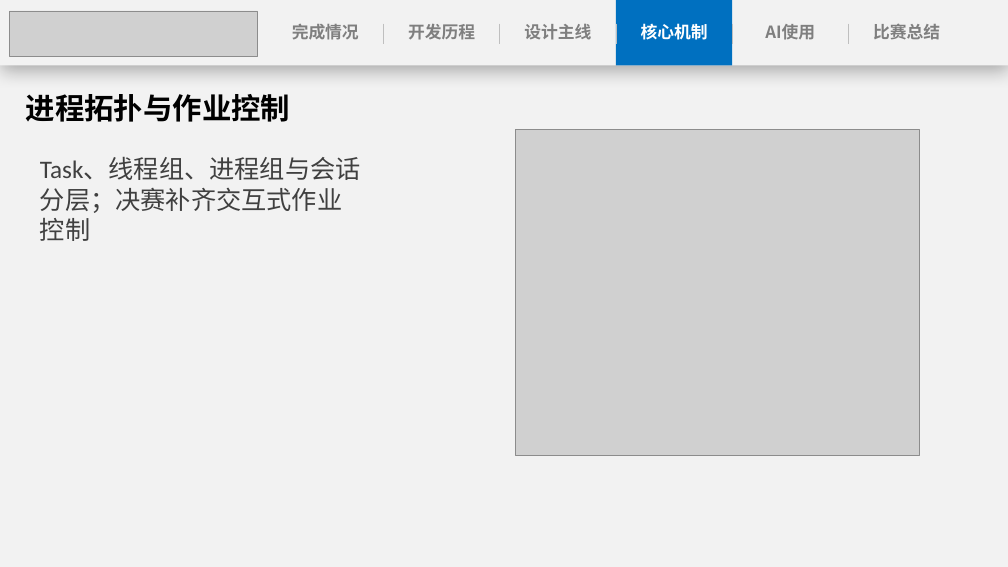
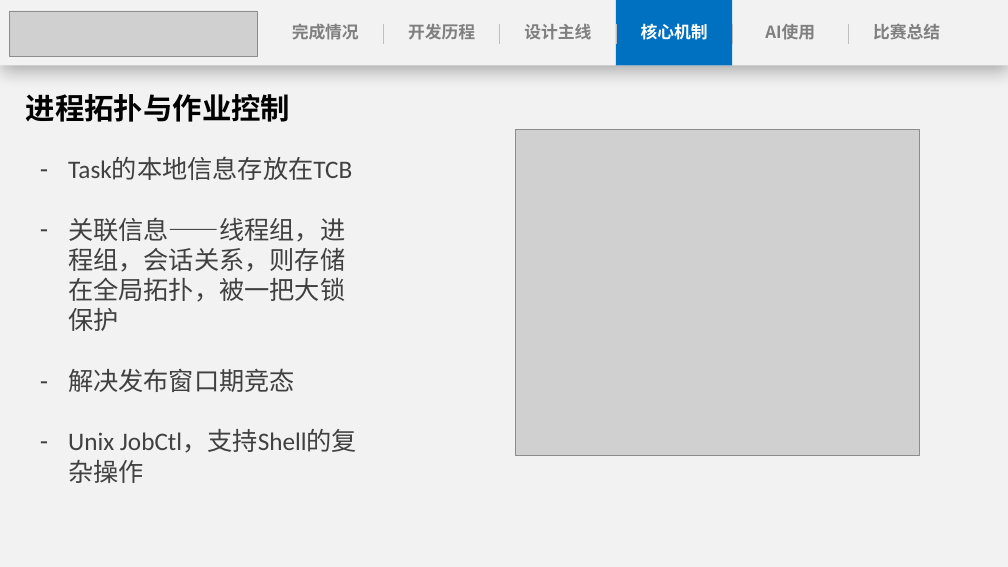
Before and after one commit to anemone-os/anemone, a slide deck: slide 14 of report/ppt/Anemone决赛演示文稿.pptx (slide 15 before the commit). Drawn at 1008x567 pixels with LibreOffice and Linux fonts; fonts in the diff are those of the drawing; grey boxes stand for pictures. Boxes give left, top, right and bottom in pixels: in the first picture for what was removed or moved away, otherwise in the second. Text is boxed around its words. In the diff, an @@ line names an element or a change of style, - is before the commit and + after.

```diff
--- a/report/ppt/Anemone决赛演示文稿.pptx
+++ b/report/ppt/Anemone决赛演示文稿.pptx
@@ text at (68,158,357,453): text changed @@
-Task、线程组、进程组与会话分层；决赛补齐交互式作业控制
+– Task的本地信息存放在TCB
+– 关联信息——线程组，进程组，会话关系，则存储在全局拓扑，被一把大锁保护
+– 解决发布窗口期竞态
+– Unix JobCtl，支持Shell的复杂操作
```
Also in this commit, not shown: 20 other slides changed, 1 slide added, 8 slides removed.
